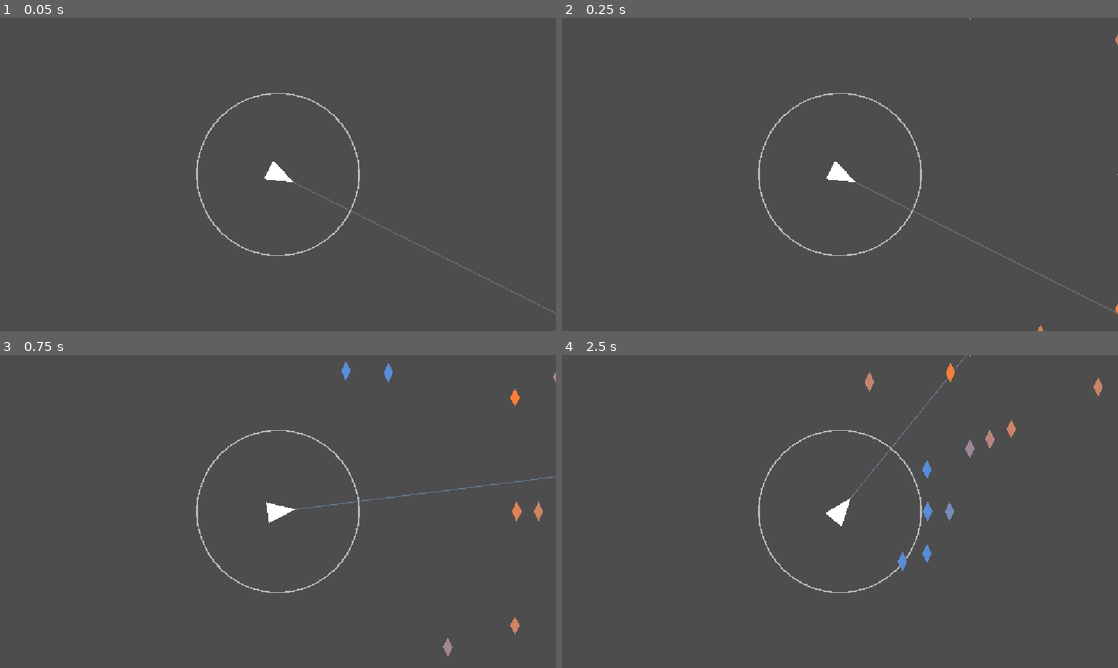
Above: before the commit, frames 1-4 (two rows, left to right).
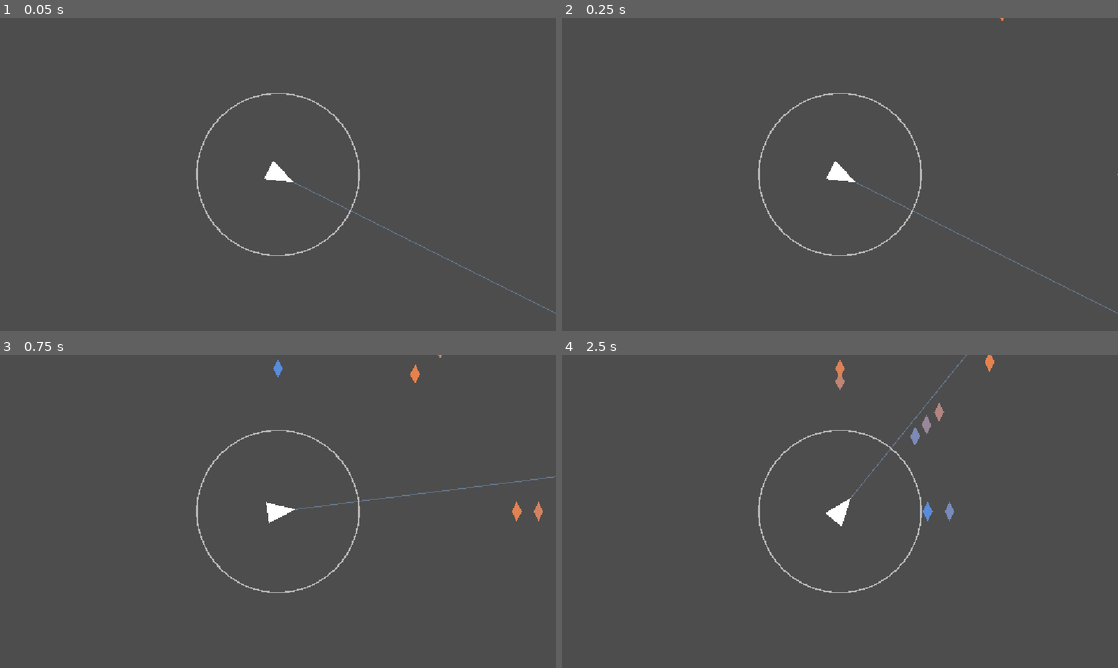
Above: after the commit, the same moments.

Repository: dreik123/MusicBullet
Game: Godot game, scene res://main.tscn
Two runs of this game, one before a commit and one after it. Both use one fixed random seed, a clock stepped at 60 frames per second and the inputs below.
Inputs (mouse positions are in pixels of both pictures, inside the frame that each line leads up to):
- Up to frame 1 (0.05 s): no input
- Up to frame 2 (0.25 s): no input
- Up to frame 3 (0.75 s): move the mouse to (400, 495) at 0.52 s; press the mouse at (400, 495) at 0.53 s
- Up to frame 4 (2.5 s): move the mouse to (728, 527) at 1.27 s; release the mouse at (728, 527) at 1.28 s; click (728, 527) at 1.35 s; move the mouse to (895, 442) at 2.02 s; press the mouse at (895, 442) at 2.03 s

Frame 1 is identical in both runs. In frame 2, less than 0.1% of the frame differs, in the area x 73-100%, y 0-100%; in frame 3, 0.4%; in frame 4, 0.8%, in the area x 49-98%, y 0-70%.

Commit message:
New Paths part 3: implemented lanes

Diff:
--- a/main.gd
+++ b/main.gd
@@ -100,7 +100,6 @@
 func _ready():
 	# Initialize _min_pitch and _max_pitch
 	create_miss_boundary()
-	print("lane test: ", _get_lane_angle_for_pitch(_min_pitch), " / ", _get_lane_angle_for_pitch(_max_pitch))
 
 func create_miss_boundary():
 	var miss_boundary = load("res://miss_boundary.gd").new()
@@ -155,7 +154,7 @@
 	for p in pitches:
 		if p < lowest_pitch:
 			lowest_pitch = p
-	var spawn_angle = _get_spawn_angle_for_pitch(lowest_pitch)
+	var spawn_angle = _get_lane_angle_for_pitch(lowest_pitch)
 
 	var outward_direction = Vector2.from_angle(deg_to_rad(spawn_angle))
 	var far_outside_point = player_position + outward_direction * 5000.0
